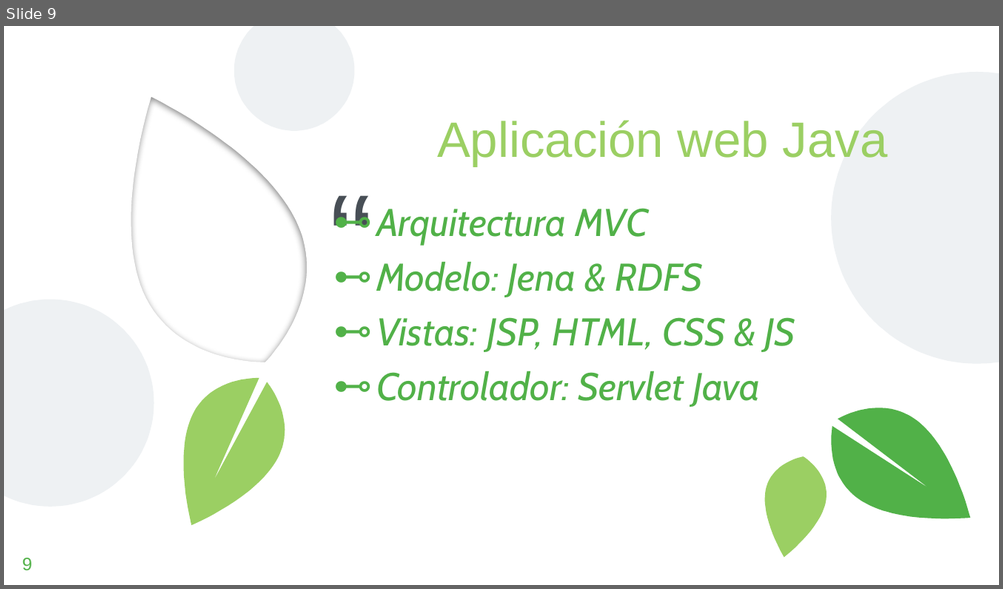
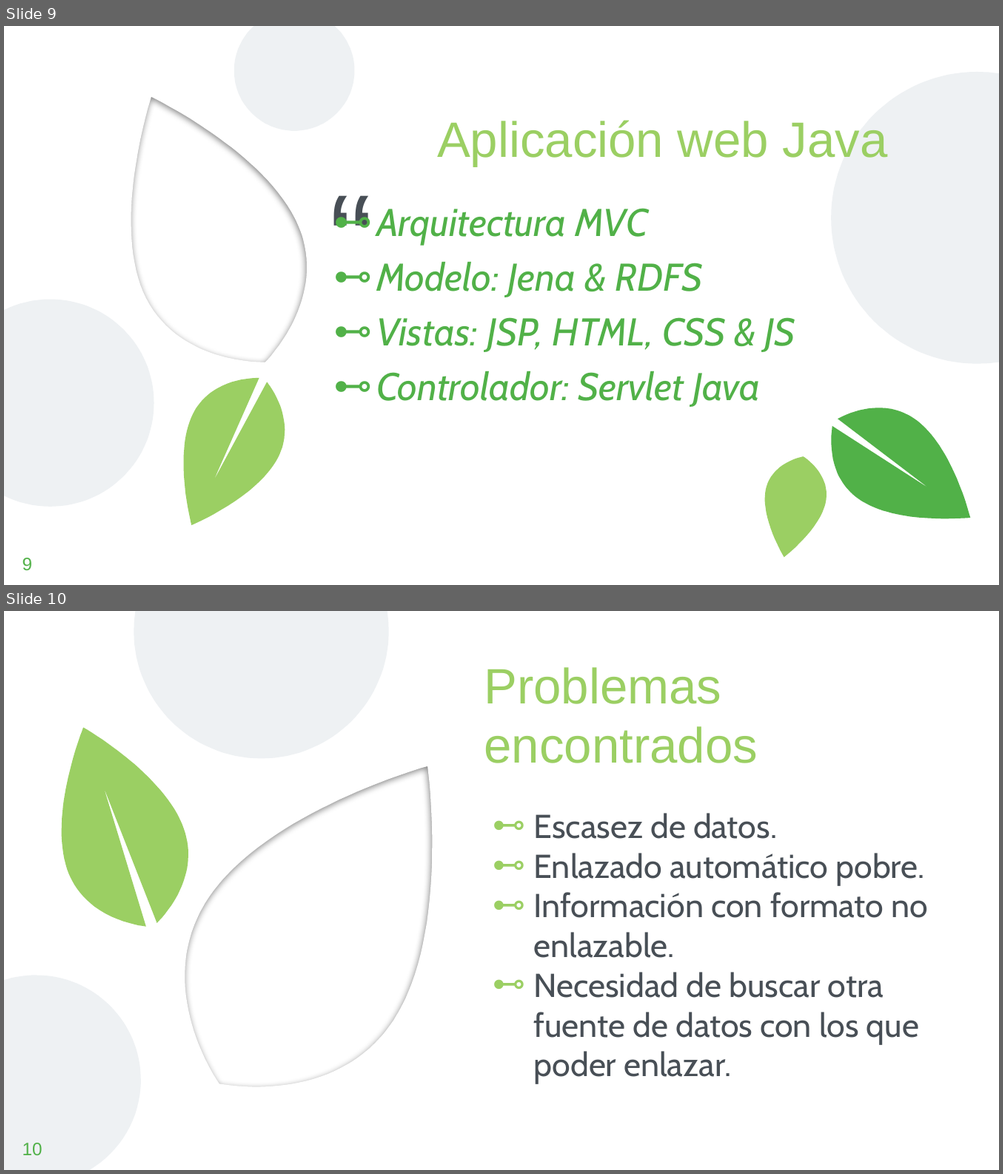
Before and after one commit to FacultadInformatica-LinkedData/Curso2019-2020, a slide deck: HandsOn/Group07/Presentación APP.pptx. Shown one above the other, each under a label of ours: slide 9 before the commit, slides 9 and 10 after it. The pictures are 1003x589 and 1003x1174 pixels, drawn with LibreOffice and Linux fonts; fonts in the diff are those of the drawing; background and template pictures are left out. Boxes give left, top, right and bottom in pixels: in the first picture for what was removed or moved away, otherwise in the second. Text is boxed around its words. In the diff, an @@ line names an element or a change of style, - is before the commit and + after.

```diff
--- a/HandsOn/Group07/Presentación APP.pptx
+++ b/HandsOn/Group07/Presentación APP.pptx
@@ slide 10 added at [4,611,999,1170], background picture (left out) @@
@@ freeform shape added at [4,611,999,1170], fill #FFFFFF @@
@@ freeform shape added at [134,611,388,758], fill #EEF1F3 @@
@@ title added at [484,667,757,763], 36 pt, text #9BCF63 @@
+Problemas encontrados
@@ freeform shape added at [62,727,188,926], fill #9BCF63 @@
@@ text added at [534,813,928,1085], 24 pt, text #484F56 @@
+⊷ Escasez de datos.
+⊷ Enlazado automático pobre.
+⊷ Información con formato no enlazable.
+⊷ Necesidad de buscar otra fuente de datos con los que poder enlazar.
@@ freeform shape added at [4,975,141,1170], fill #EEF1F3 @@
@@ page number added at [22,1143,42,1156], 13 pt, text #51B148 @@
+10
```
Also in this commit, not shown: 1 slide changed, 1 other slide added, 1 slide removed, 2 other files.
